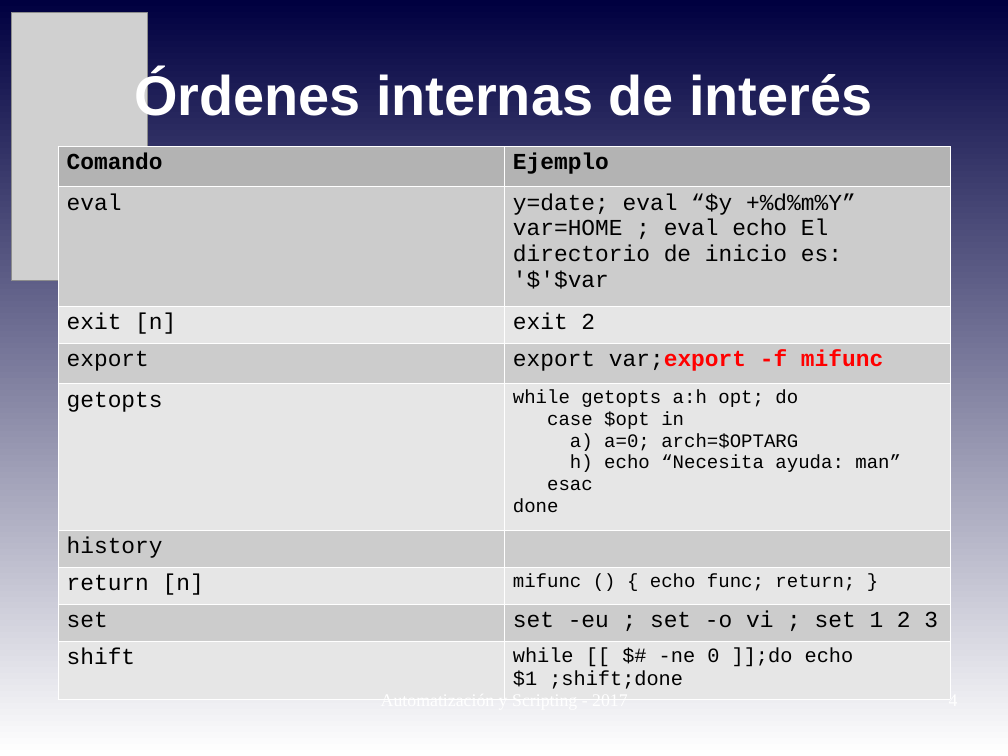
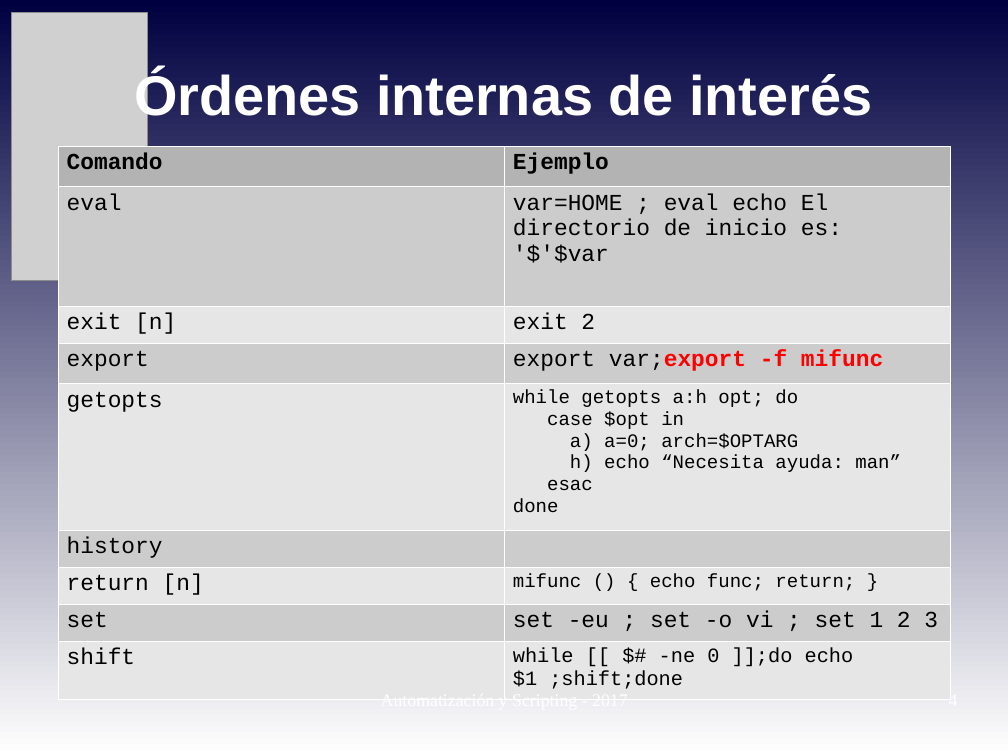
Before and after one commit to niniadcobre/-AutoyScripting, a slide deck: slide 4 of clases/AYS_clase06.odp. Drawn at 1008x756 pixels with LibreOffice and Linux fonts; fonts in the diff are those of the drawing; grey boxes stand for pictures. Boxes give left, top, right and bottom in pixels: in the first picture for what was removed or moved away, otherwise in the second. Text is boxed around its words. In the diff, an @@ line names an element or a change of style, - is before the commit and + after.

```diff
--- a/clases/AYS_clase06.odp
+++ b/clases/AYS_clase06.odp
@@ table at (58,146,950,699) @@
-row 2, column 2: y=date; eval “$y +%d%m%Y” / var=HOME ; eval echo El directorio de inicio es: '$'$var
+row 2, column 2: var=HOME ; eval echo El directorio de inicio es: '$'$var
```
Also in this commit, not shown: 3 other files.
